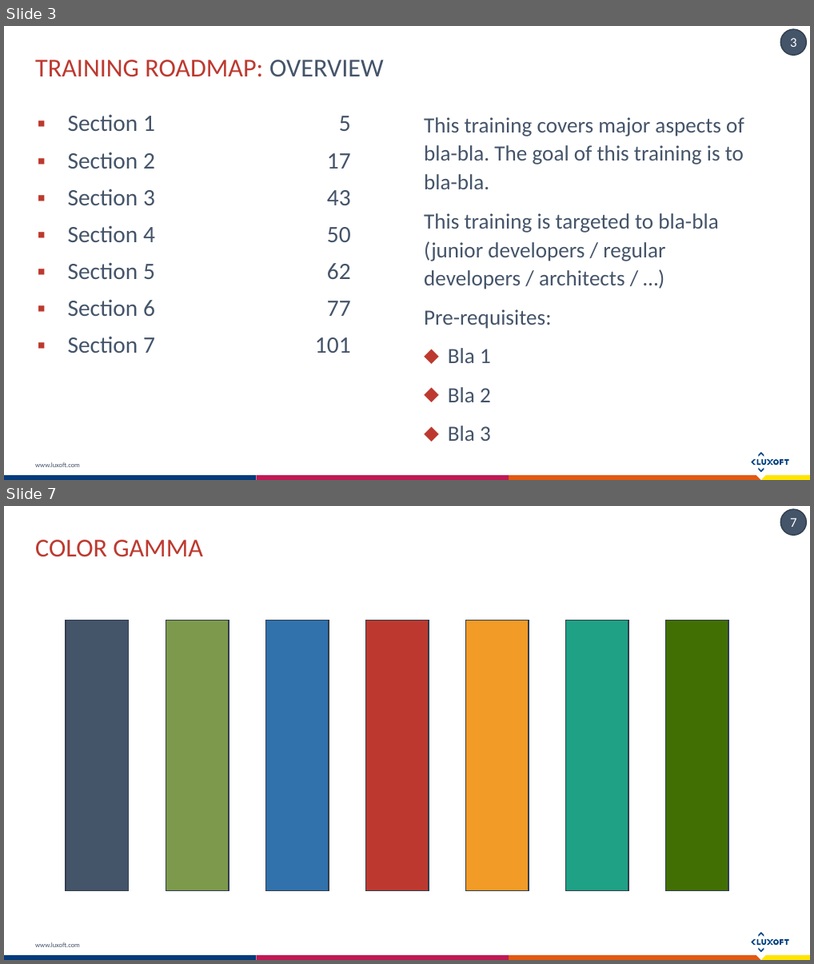
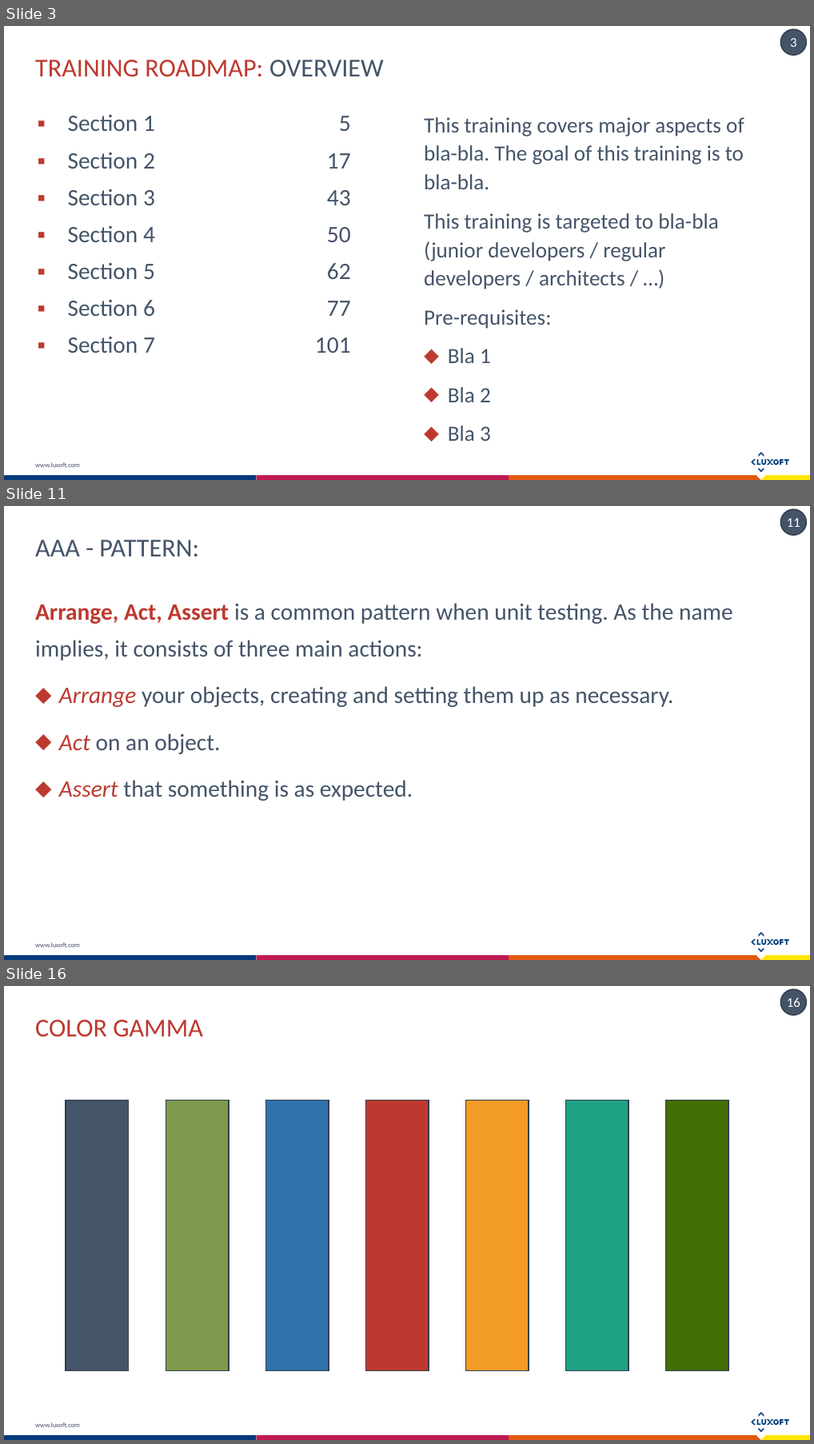
Before and after one commit to exiton3/Unit-tests-Best-Practices-Samples, a slide deck: Docs/Unit testing Bests practices.pptx. Shown one above the other, each under a label of ours: slides 3 and 7 before the commit, slides 3, 11 and 16 after it; the slides between them are not shown. The pictures are 814x964 and 814x1444 pixels, drawn with LibreOffice and Linux fonts; fonts in the diff are those of the drawing. Boxes give left, top, right and bottom in pixels: in the first picture for what was removed or moved away, otherwise in the second. Text is boxed around its words. In the diff, an @@ line names an element or a change of style, - is before the commit and + after.

```diff
--- a/Docs/Unit testing Bests practices.pptx
+++ b/Docs/Unit testing Bests practices.pptx
@@ slide 11 added at box(4, 506, 810, 960), background #FFFFFF; not listed: 18 template elements that a slide beside it also shows @@
@@ title added at box(35, 540, 199, 556), 23 pt, text #445469 @@
+AAA - PATTERN:
@@ text added at box(35, 603, 734, 800), 21 pt, text #445469 @@
+Arrange, Act, Assert is a common pattern when unit testing. As the name implies, it consists of three main actions:
+⬥ Arrange your objects, creating and setting them up as necessary.
+⬥ Act on an object.
+⬥ Assert that something is as expected.
@@ what was slide 7 is now slide 16 @@
@@ page number at box(787, 997, 801, 1007): text changed @@
-7
+16
```
Also in this commit, not shown: 12 other slides added, 4 slides removed.
